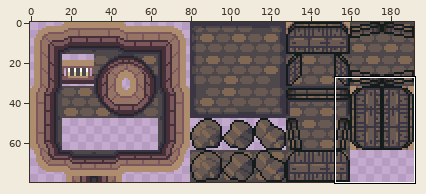
Sprite sheet -- assets/NinjaAdventure/Backgrounds/Tilesets/Interior/CustomTileset.png. The first picture is a wide view before the edit; the outline marks the close-up.
Close-up. The starting point:
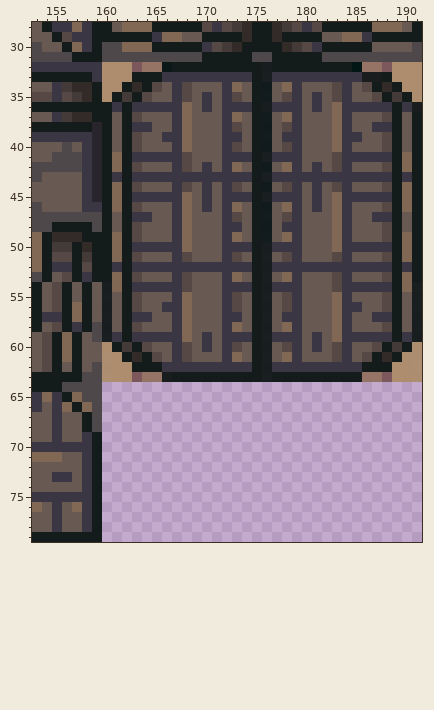
The file is 192x80 pixels. Pixels under 10% opacity are left out. Colours within 5 levels of each other are drawn and written as one. Shown: x 153..191, y 28..79.
Once edited:
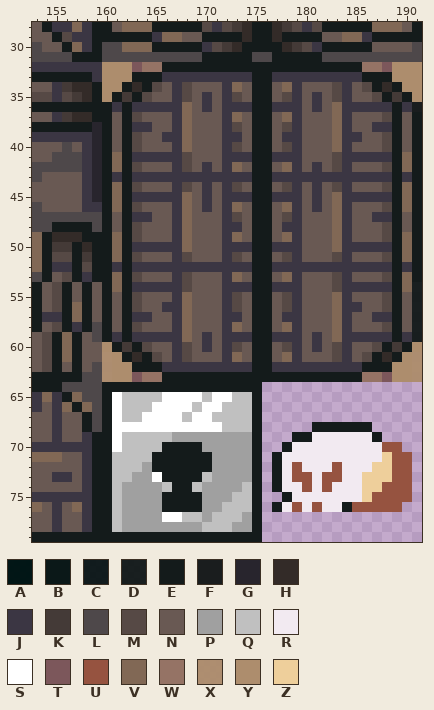
Palette (. is transparent): A #001515fd  B #0b1818  C #0c1718f7  D #131a1af7  E #141b1b  F #1a1d1e  G #28252d  H #332b28  J #3b3643  K #443a37  L #4e484a  M #564945  N #695953  P #a0a0a0  Q #c0c0c0  R #f2eaf1  S #ffffff  T #7c575b  U #965340  V #816855  W #957365  X #ad8d6df7  Y #ad8d6d  Z #eecf9b
Changes in this commit:
@@ x 153..191 @@
 31 LLLLEEELLLLLLLLLLEEEEELLEEEEELLLLLLLLLL
-32 JJJJJJJYYYTWWBEEEEEEEEEDEEEEEEEEAWWTYYY
-33 EEEEEEJYYYEEEJJJJJJJJJEDJJJJJJJJJFFEYYY
-34 NNJKHHEYYEHEMNJMNNNJVNECNVJNNNMJNMEHEYY
-35 MMJMKHEYEKEMNNJMNJNJMNECNMJNJNMJNNMEKEY
-36 EEEEEEEEJEJJJJJVNJNJJJEDJJJNJNVJJJJJEJF
-37 NNJKHHEENEMNNNJVNNNJVNECNVJNNNVJNNNMENE
-38 EEEEEEGENEJJNNJVNNNJMNECNMJNNNVJNNJJENE
-39 JJJJJJGENEMNNJJVNNNJJNECNJJNNNVJJNNMENE
-40 NNNLNJGENEMNNNJVNNNJMNECNMJNNNVJNNNMENE
-41 NNLLLJGEVEJJJJJMNNNJJJEDJJJNNNMJJJJJEVE
-42 LLLLLJGEVEMNNNJMNJNJVNECNVJNJNMJNNNMEVE
-43 LNNNNJGEJEJJJJJJJJJJJJEDJJJJJJJJJJJJEJE
-44 NNNNNJGEVEMNNNJMNJNJMNECNMJNJNMJNNNMEVE
-45 NNNNNJGEVEJJJJJVNJNJJJEDJJJNJNVJJJJJEVE
-46 LNNNNJJEVEMNNNJVNJNJVNECNVJNJNVJNNNMEVE
-47 LLLLLLLENEJJNNJVNNNJMNECNMJNNNVJNNJJENE
-48 LLEEEELENEMNNNJVNNNJJNECNJJNNNVJNNNMENE
-49 VEHHHEEEVEMNNNJVNNNJVNECNVJNNNVJNNNMEVE
-50 VEKKEHEEVEJJJJJVNNNJJJEDJJJNNNVJJJJJEVE
-51 VEMMEKEEVEMNNNJMNNNJMNEDNMJNNNMJNNNMEVE
-52 VEJJEMEEJEJJJJJJJJJJJJEDJJJJJJJJJJJJEJE
-53 LENMEJEEVEMNNNJMNNNJVNEDNVJNNNMJNNNMEVE
-54 ENMENENDVEJJJJJMNNNJJJEDJJJNNNMJJJJJEVD
-55 ENMENENDNEMNNNJVNNNJMNEDNMJNNNVJNNNMEND
-56 ENMEVENDNEMNNJJVNNNJMNEDNMJNNNVJJNNMEND
-57 EJJEVENDNEJJNNJVNNNJJNEDNJJNNNVJNNJJEND
-58 ENMEJELDNEMNNNJVNNNJVNEDNVJNNNVJNNNMEND
-59 NMEVENLDJEJJJJJVNJNJJJEDJJJNJNVJJJJJEJD
-60 NMEVENNYEKEMNNJMNJNJMNEDNMJNJNMJNNMEKEY
-61 NMEVENNXYEHEMNJMNNNJVNEDNVJNNNMJNMEHEYX
-62 NMENENLXYYEEEJJJJJJJJJEDJJJJJJJJJEEEYYX
-63 EEEEELLXYYTWWFEEEEEEEEEDEEEEEEEEEWWTYYX
-64 EEELLLL................................
-65 JVJEVLL................................
-66 JNJVEVL................................
-67 NNJNNEL................................
-68 NNJNNEL................................
-69 NNJNNJE................................
-70 JJJJJJE................................
-71 VVVNNJE................................
-72 NNNNNJE................................
-73 NNJJNJE................................
-74 NNNNNJE................................
-75 JJJJJJE................................
-76 VNJNVJE................................
-77 NNJNNJE................................
-78 NNJNNJE................................
-79 EEEEEEE................................
+32 JJJJJJJYYYTWWEEEEEEEEEEEEEEEEEEEEWWTYYY
+33 EEEEEEJYYYEEEJJJJJJJJJEEJJJJJJJJJEEEYYY
+34 NNJKHHEYYEHEMNJMNNNJVNEENVJNNNMJNMEHEYY
+35 MMJMKHEYEKEMNNJMNJNJMNEENMJNJNMJNNMEKEY
+36 EEEEEEEEJEJJJJJVNJNJJJEEJJJNJNVJJJJJEJF
+37 NNJKHHEENEMNNNJVNNNJVNEENVJNNNVJNNNMENE
+38 EEEEEEGENEJJNNJVNNNJMNEENMJNNNVJNNJJENE
+39 JJJJJJGENEMNNJJVNNNJJNEENJJNNNVJJNNMENE
+40 NNNLNJGENEMNNNJVNNNJMNEENMJNNNVJNNNMENE
+41 NNLLLJGEVEJJJJJMNNNJJJEEJJJNNNMJJJJJEVE
+42 LLLLLJGEVEMNNNJMNJNJVNEENVJNJNMJNNNMEVE
+43 LNNNNJGEJEJJJJJJJJJJJJEEJJJJJJJJJJJJEJE
+44 NNNNNJGEVEMNNNJMNJNJMNEENMJNJNMJNNNMEVE
+45 NNNNNJGEVEJJJJJVNJNJJJEEJJJNJNVJJJJJEVE
+46 LNNNNJJEVEMNNNJVNJNJVNEENVJNJNVJNNNMEVE
+47 LLLLLLLENEJJNNJVNNNJMNEENMJNNNVJNNJJENE
+48 LLEEEELENEMNNNJVNNNJJNEENJJNNNVJNNNMENE
+49 VEHHHEEEVEMNNNJVNNNJVNEENVJNNNVJNNNMEVE
+50 VEKKEHEEVEJJJJJVNNNJJJEEJJJNNNVJJJJJEVE
+51 VEMMEKEEVEMNNNJMNNNJMNEENMJNNNMJNNNMEVE
+52 VEJJEMEEJEJJJJJJJJJJJJEEJJJJJJJJJJJJEJE
+53 LENMEJEEVEMNNNJMNNNJVNEENVJNNNMJNNNMEVE
+54 ENMENENEVEJJJJJMNNNJJJEEJJJNNNMJJJJJEVD
+55 ENMENENENEMNNNJVNNNJMNEENMJNNNVJNNNMEND
+56 ENMEVENENEMNNJJVNNNJMNEENMJNNNVJJNNMEND
+57 EJJEVENENEJJNNJVNNNJJNEENJJNNNVJNNJJEND
+58 ENMEJELENEMNNNJVNNNJVNEENVJNNNVJNNNMEND
+59 NMEVENLEJEJJJJJVNJNJJJEEJJJNJNVJJJJJEJD
+60 NMEVENNYEKEMNNJMNJNJMNEENMJNJNMJNNMEKEY
+61 NMEVENNXYEHEMNJMNNNJVNEENVJNNNMJNMEHEYX
+62 NMENENLXYYEEEJJJJJJJJJEEJJJJJJJJJEEEYYX
+63 EEEEELLXYYTWWEEEEEEEEEEEEEEEEEEEEWWTYYX
+64 EEELLLLEEEEEEEEEEEEEEEE................
+65 JVJEVLLESQQQQSSSSQSSQQE................
+66 JNJVEVLESQQQSSSSQSSQQQE................
+67 NNJNNELESQQSSSSQSSQQQQE................
+68 NNJNNELESSSSSSSSSSSQQQE.....EEEEEE.....
+69 NNJNNJEESQQQQQPPPPPPPPE...EERRRRRRE....
+70 JJJJJJEESQQQQEEEEPPPPPE..ERRRRRRRRRUU..
+71 VVVNNJEEQQQQEEEEEEPPPPE.ERRRRRRRRRRZUU.
+72 NNNNNJEEQQQPEEEEEEPPPPE.ERURRRURRRZZUU.
+73 NNJJNJEEQQPPSEEEEQPPPPE.ERUURUURRZZZUU.
+74 NNNNNJEEQPPPPQEEQPPPPQE.ERRURURRRZZUUU.
+75 JJJJJJEEQPPPPEEEEPPPQQE..ERRRRRRRZUUUU.
+76 VNJNVJEEQPPPPEEEEPPQQQE.ERURURREUUUUU..
+77 NNJNNJEEQPPPPSSQQPQQQPE................
+78 NNJNNJEEQPPPPPPPPQQQPPE................
+79 EEEEEEEEEEEEEEEEEEEEEEE................
Pixel boxes of the changes (left, top, right, bottom) in both close-ups:
changed: (102, 62, 412, 542)
